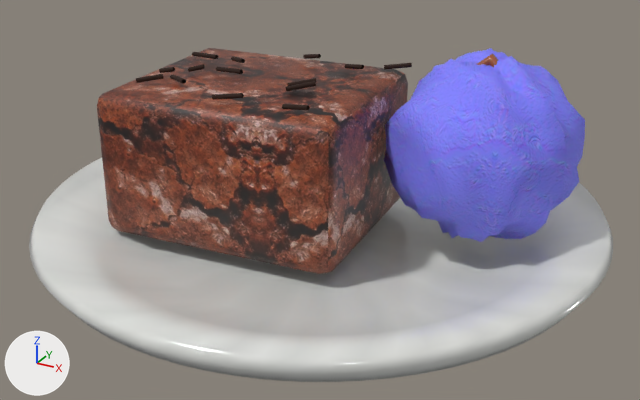
What one commit did to the glTF model public/demo-models/brownie.glb.
The view is the same before and after, from a 50 mm camera at (0.1183, -0.2158, 0.1242) aimed at (0.0025, -0.0052, 0.0189). Lighting does not change. The marker at lower left points along +X, +Y and +Z. The older version comes first. Where no turn or scale is listed for an object, it has been applied to the vertices. Vertices at exactly the same position are counted once.

In view in the first picture: 'Brownie', 'Calda_chocolate', 'Fissura', 'Prato005', 'Sorvete'.
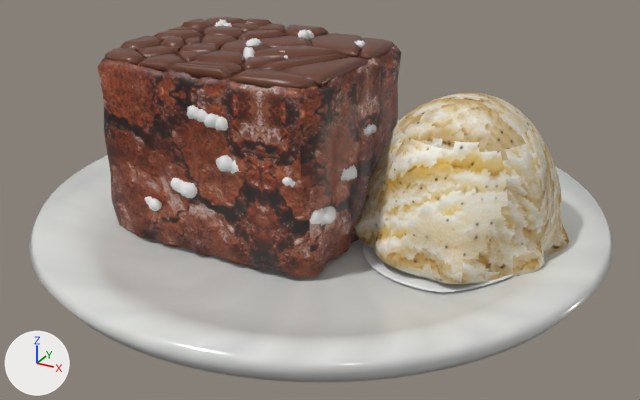
ob_brownie is not drawn itself; it is the parent of ob_realistic_brownie.

What changed in the scene script:
```text
Change img_image_2:
    img_image_2: load_image('Image_2', '_unpacked/Image_2', 256, 256, 'sRGB') -> load_image('Image_2', '_unpacked/Image_2', 256, 256, 'Non-Color')
Change mat_real_chocolate:
    where n0 = _N.new('ShaderNodeBsdfPrincipled'); n0.name = 'Principled BSDF'
    remove n0.inputs[2].default_value = 0.52  # 'Roughness'
    add n3 = _N.new('ShaderNodeNormalMap'); n3.name = 'Normal Map'
    add n3.uv_map = 'UVMap'
    add n4 = _N.new('ShaderNodeTexImage'); n4.name = 'Image Texture.002'
    add n4.image = img_image_2
    add n4.extension = 'MIRROR'
    add _L.new(n3.outputs[0], n0.inputs[5])  # 'Normal' to 'Normal'
    add _L.new(n4.outputs[0], n3.inputs[1])  # 'Color' to 'Color'
Change mat_real_sorvete:
    remove # nodes: BsdfPrincipled, OutputMaterial, TexImage
    remove # uses the picture img_image_2
    nodes: BsdfPrincipled, Math, NormalMap, OutputMaterial, SeparateColor, TexImage x3
    uses the picture img_image_10
    uses the picture img_image_11
    uses the picture img_image_9
Add mat_real_crosta_fina_de_cacau:
    mat_real_crosta_fina_de_cacau = bpy.data.materials.new('REAL-crosta-fina-de-cacau')
    mat_real_crosta_fina_de_cacau.use_nodes = True; mat_real_crosta_fina_de_cacau.node_tree.nodes.clear()
    _N = mat_real_crosta_fina_de_cacau.node_tree.nodes; _L = mat_real_crosta_fina_de_cacau.node_tree.links
    n0 = _N.new('ShaderNodeBsdfPrincipled'); n0.name = 'Principled BSDF'
    n0.inputs[2].default_value = 0.37  # 'Roughness'
    n0.inputs[19].default_value = 0.18  # 'Coat Weight'
    n0.inputs[20].default_value = 0.37  # 'Coat Roughness'
    n1 = _N.new('ShaderNodeOutputMaterial'); n1.name = 'Material Output'
    n2 = _N.new('ShaderNodeVertexColor'); n2.name = 'Color Attribute'
    _L.new(n0.outputs[0], n1.inputs[0])  # 'BSDF' to 'Surface'
    _L.new(n2.outputs[0], n0.inputs[0])  # 'Color' to 'Base Color'
Change me_mesh_0:
    used by ob_brownie_1; parent = ob_brownie_001; location = (-0.018, -0.005, 0.031); rotation_euler = (0.0, 0.0, 0.08), in degrees (0, 0, 4.6)
    remove me_mesh_0.from_pydata(...)  # 56 vertices, 108 faces; spans x -0.0365..0.0365, y -0.031..0.031, z -0.0215..0.0215
    add me_mesh_0.from_pydata(...)  # 896 vertices, 1788 faces; spans x -0.0582..0.0161, y -0.0341..0.028, z 0.0061..0.0614
    me_mesh_0 part 1: 56 vertices removed from x -0.0365..0.0365, y -0.031..0.031, z -0.0215..0.0215; 896 vertices added at x -0.0582..0.0161, y -0.0341..0.028, z 0.0061..0.0614
Change ob_brownie:
    ob_brownie.scale: (1.0, 1.0, 1.0) -> (1.0, 1.0, 0.99)
Change ob_brownie_1:
    ob_brownie_1.rotation_euler: (0.0, 0.0, 0.08) -> (0.0, 0.0, 0.0)  # degrees (0, 0, 4.6) -> degrees (0, 0, 0)
    ob_brownie_1.location: (-0.018, -0.005, 0.031) -> (0.0, 0.0, 0.0)
Remove ob_calda_chocolate:
    ob_calda_chocolate = bpy.data.objects.new('Calda_chocolate', me_mesh_1)
Remove ob_fissura:
    ob_fissura = bpy.data.objects.new('Fissura', me_mesh_2)
Remove ob_sorvete:
    ob_sorvete = bpy.data.objects.new('Sorvete', me_mesh_4)
Add ob_sorvete_de_baunilha_tirado_à_colher:
    ob_sorvete_de_baunilha_tirado_à_colher = bpy.data.objects.new('Sorvete_de_baunilha_tirado_à_colher', me_mesh_5)  # 1933 vertices, 3862 faces; spans x 0.011..0.072, y -0.0201..0.0399, z 0.0053..0.0526
    ob_sorvete_de_baunilha_tirado_à_colher.location = (0.0, 0.0, 0.0)
Add ob_miolo_de_noz_partido:
    ob_miolo_de_noz_partido = bpy.data.objects.new('Miolo_de_noz_partido', me_mesh_3_1)  # 1976 vertices, 3744 faces; spans x -0.0591..0.0175, y -0.0356..0.0293, z 0.0105..0.064; in mat_real_noz_tostada (its picture is missing)
    ob_miolo_de_noz_partido.location = (0.0, 0.0, 0.0)
Add ob_casquinha_craquelada:
    ob_casquinha_craquelada = bpy.data.objects.new('Casquinha_craquelada', me_mesh_2_1)  # 681 vertices, 1234 faces; spans x -0.0556..0.0136, y -0.032..0.0259, z 0.0594..0.0629
    ob_casquinha_craquelada.location = (0.0, 0.0, 0.0)
Add ob_calda_quente_de_chocolate:
    ob_calda_quente_de_chocolate = bpy.data.objects.new('Calda_quente_de_chocolate', me_mesh_1_1)  # 516 vertices, 1028 faces; spans x 0.0153..0.0664, y -0.0199..0.0295, z 0.006..0.0118; in mat_real_ganache_meio_amargo (its picture is missing)
    ob_calda_quente_de_chocolate.location = (0.0, 0.0, 0.0)
```

What differs and where, as boxes (x1, y1, x2, y2) in the pictures (640 x 400 px):
'Prato005', rescaled: before (29, 158, 613, 382); after (29, 120, 613, 382)
'Brownie', surface changed, reshaped, rescaled, moved, turned: before (97, 48, 408, 274); after (98, 29, 401, 277)
'Sorvete_de_baunilha_tirado_à_colher', added: after (354, 93, 570, 285)
'Sorvete', deleted (blue): before (384, 48, 585, 242)
'Casquinha_craquelada', added (brown): after (105, 17, 393, 89)
'Miolo_de_noz_partido', added: after (145, 19, 377, 226)
'Fissura', deleted: before (136, 52, 412, 110)
'Calda_quente_de_chocolate', added: after (363, 243, 513, 293)
'Calda_chocolate', deleted: before (477, 54, 499, 67)
